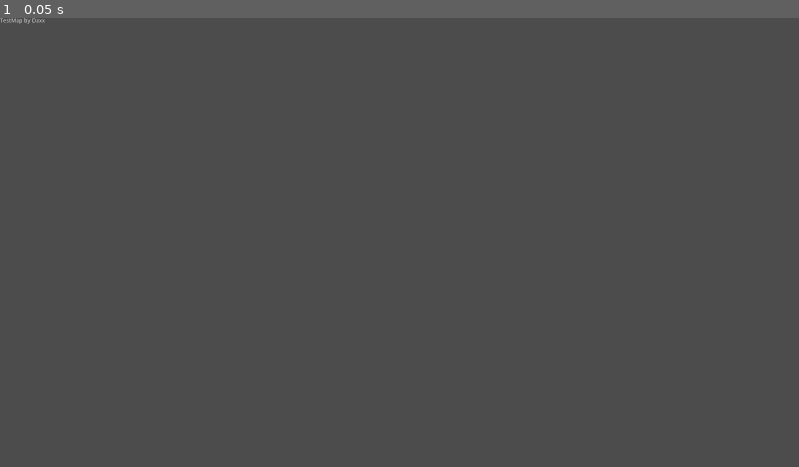
Above: before the commit, frame 1.
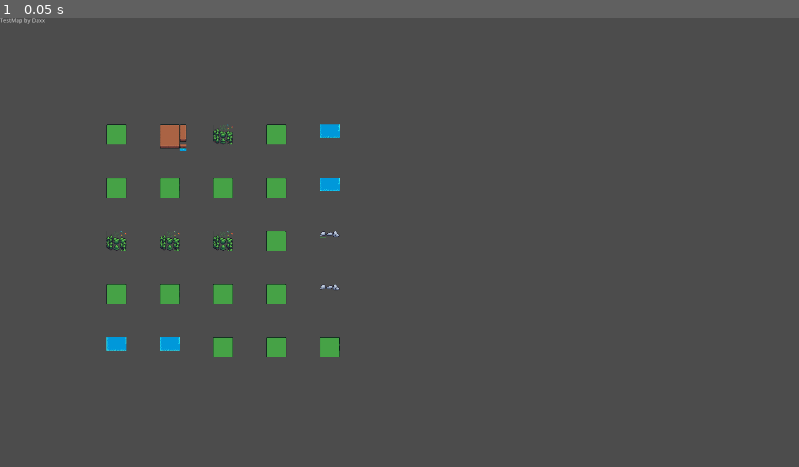
Above: after the commit, the same moment.

Repository: JustinWinningham/ProjectBattleMallet40million
Game: Godot game, scene res://Testing/SkirmishScene.tscn
Two runs of this game, one before a commit and one after it. Both use one fixed random seed, a clock stepped at 60 frames per second and the inputs below. This scene is started directly instead of the project's main scene.
Inputs:
- Up to frame 1 (0.05 s): no input

The runs differ from the first frame. In frame 1, 2.3% of the frame differs, in the area x 13-43%, y 23-76%.

Commit message:
Rendering maps
Able to render a map now :D

Diff:
--- a/Scenes/Splash_Screens/Splash_GODOT.tscn
+++ b/Scenes/Splash_Screens/Splash_GODOT.tscn
@@ -9,6 +9,7 @@
 anchor_bottom = 1.0
 script = ExtResource( 3 )
 __meta__ = {
+"_edit_lock_": true,
 "_edit_use_anchors_": false
 }
 nextScene = "res://Scenes/Splash_Screens/Splash_TEAM.tscn"
@@ -18,10 +19,16 @@
 position = Vector2( 947.987, 537.169 )
 scale = Vector2( 36.0908, 20.2466 )
 texture = ExtResource( 2 )
+__meta__ = {
+"_edit_lock_": true
+}
 
 [node name="Sprite" type="Sprite" parent="."]
 position = Vector2( 960, 540 )
 texture = ExtResource( 1 )
+__meta__ = {
+"_edit_lock_": true
+}
 
 [node name="Tween" type="Tween" parent="."]
 
@@ -32,5 +39,6 @@
 margin_bottom = 32.9865
 text = "Escape to Skip"
 __meta__ = {
+"_edit_lock_": true,
 "_edit_use_anchors_": false
 }
--- a/Scenes/Splash_Screens/Splash_TEAM.tscn
+++ b/Scenes/Splash_Screens/Splash_TEAM.tscn
@@ -11,6 +11,7 @@
 margin_bottom = -1.0
 script = ExtResource( 3 )
 __meta__ = {
+"_edit_lock_": true,
 "_edit_use_anchors_": false
 }
 
@@ -19,11 +20,17 @@
 position = Vector2( 956.628, 547.798 )
 scale = Vector2( 34.1743, 19.5574 )
 texture = ExtResource( 2 )
+__meta__ = {
+"_edit_lock_": true
+}
 
 [node name="Sprite" type="Sprite" parent="."]
 position = Vector2( 960, 540 )
 rotation = 3.14159
 texture = ExtResource( 1 )
+__meta__ = {
+"_edit_lock_": true
+}
 
 [node name="Tween" type="Tween" parent="."]
 
@@ -34,6 +41,7 @@
 margin_bottom = 31.0794
 text = "Escape to Skip"
 __meta__ = {
+"_edit_lock_": true,
 "_edit_use_anchors_": false
 }
 
@@ -44,6 +52,7 @@
 margin_bottom = 129.458
 text = "Team logo will go here!"
 __meta__ = {
+"_edit_lock_": true,
 "_edit_use_anchors_": false
 }
 
--- a/Testing/Map.gd
+++ b/Testing/Map.gd
@@ -9,6 +9,7 @@
 var tilesetName
 var mapDataDict = {}
 
+var tileSet = 'res://Testing/PlaceholderTileSet.tres'
 
 # Called when the node enters the scene tree for the first time.
 func _ready():
@@ -29,12 +30,12 @@
 	file.close()
 	mapName = mapDataDict["mapName"]
 	mapAuthor = mapDataDict["author"]
-	self.owner.get_node("DebugLabel").set_text(mapName + " by " + mapAuthor)
+	self.get_node("DebugLabel").set_text(mapName + " by " + mapAuthor)
 
 	file.open(mapPath + "/terrainData.csv", file.READ)
 	text = file.get_as_text()
 	file.close()
-	# TODO: This approach is going to be a problem if we want more than 10 tiles (0-9)
+	# TODO: Make more expandable. This approach is going to be a problem if we want more than 10 tile types
 	var newtext = text.replace(',','')
 	print_debug(newtext)
 	var row = []
@@ -52,12 +53,9 @@
 	print_debug(mapSizeX)
 	print_debug(mapSizeY)
 
-	# TODO:
-	# create a child tilemap on the map scene
-	# figure out how to 'pick' what map tileset we want
-	# call tilemap.set_cell(...) to render the cells
+	$TileMap.tile_set = load('res://Testing/PlaceholderTileSet.tres')
+	$TileMap.tile_set.tile_set_tile_mode(2,TileSet.ATLAS_TILE)
 
-# Called every frame. 'delta' is the elapsed time since the previous frame.
-#func _process(delta):
-	# Play tile specific animations, if any.
-#	pass
+	for i in mapSizeX:
+		for j in mapSizeY:
+			$TileMap.set_cell(i+2, j+2, int(terrainData[j][i]) - 1) # formatting adjustment 1 vs 0 start
--- a/Testing/PlaceholderTileSet.tres
+++ b/Testing/PlaceholderTileSet.tres
@@ -7,15 +7,8 @@
 0/texture = ExtResource( 1 )
 0/tex_offset = Vector2( 0, 0 )
 0/modulate = Color( 1, 1, 1, 1 )
-0/region = Rect2( 0, 0, 256, 176 )
-0/tile_mode = 2
-0/autotile/icon_coordinate = Vector2( 0, 0 )
-0/autotile/tile_size = Vector2( 16, 16 )
-0/autotile/spacing = 0
-0/autotile/occluder_map = [  ]
-0/autotile/navpoly_map = [  ]
-0/autotile/priority_map = [  ]
-0/autotile/z_index_map = [  ]
+0/region = Rect2( 0, 0, 48, 48 )
+0/tile_mode = 0
 0/occluder_offset = Vector2( 0, 0 )
 0/navigation_offset = Vector2( 0, 0 )
 0/shape_offset = Vector2( 0, 0 )
@@ -28,26 +21,55 @@
 1/texture = ExtResource( 1 )
 1/tex_offset = Vector2( 0, 0 )
 1/modulate = Color( 1, 1, 1, 1 )
-1/region = Rect2( 0, 0, 48, 16 )
-1/tile_mode = 2
-1/autotile/icon_coordinate = Vector2( 0, 0 )
-1/autotile/tile_size = Vector2( 16, 16 )
-1/autotile/spacing = 0
-1/autotile/occluder_map = [  ]
-1/autotile/navpoly_map = [  ]
-1/autotile/priority_map = [  ]
-1/autotile/z_index_map = [  ]
+1/region = Rect2( 96, 0, 48, 48 )
+1/tile_mode = 0
 1/occluder_offset = Vector2( 0, 0 )
 1/navigation_offset = Vector2( 0, 0 )
 1/shape_offset = Vector2( 0, 0 )
 1/shape_transform = Transform2D( 1, 0, 0, 1, 0, 0 )
 1/shape_one_way = false
-1/shape_one_way_margin = 1.0
-1/shapes = [ {
-"autotile_coord": Vector2( 0, 0 ),
-"one_way": false,
-"one_way_margin": 1.0,
-"shape": null,
-"shape_transform": Transform2D( 1, 0, 0, 1, 0, 0 )
-} ]
+1/shape_one_way_margin = 0.0
+1/shapes = [  ]
 1/z_index = 0
+2/name = "MasterSimple.png 2"
+2/texture = ExtResource( 1 )
+2/tex_offset = Vector2( 0, 0 )
+2/modulate = Color( 1, 1, 1, 1 )
+2/region = Rect2( 0, 112, 48, 48 )
+2/tile_mode = 0
+2/occluder_offset = Vector2( 0, 0 )
+2/navigation_offset = Vector2( 0, 0 )
+2/shape_offset = Vector2( 0, 0 )
+2/shape_transform = Transform2D( 1, 0, 0, 1, 0, 0 )
+2/shape_one_way = false
+2/shape_one_way_margin = 0.0
+2/shapes = [  ]
+2/z_index = 0
+3/name = "MasterSimple.png 3"
+3/texture = ExtResource( 1 )
+3/tex_offset = Vector2( 0, 0 )
+3/modulate = Color( 1, 1, 1, 1 )
+3/region = Rect2( 96, 48, 48, 16 )
+3/tile_mode = 0
+3/occluder_offset = Vector2( 0, 0 )
+3/navigation_offset = Vector2( 0, 0 )
+3/shape_offset = Vector2( 0, 0 )
+3/shape_transform = Transform2D( 1, 0, 0, 1, 0, 0 )
+3/shape_one_way = false
+3/shape_one_way_margin = 0.0
+3/shapes = [  ]
+3/z_index = 0
+4/name = "MasterSimple.png 4"
+4/texture = ExtResource( 1 )
+4/tex_offset = Vector2( 0, 0 )
+4/modulate = Color( 1, 1, 1, 1 )
+4/region = Rect2( 0, 80, 48, 32 )
+4/tile_mode = 0
+4/occluder_offset = Vector2( 0, 0 )
+4/navigation_offset = Vector2( 0, 0 )
+4/shape_offset = Vector2( 0, 0 )
+4/shape_transform = Transform2D( 1, 0, 0, 1, 0, 0 )
+4/shape_one_way = false
+4/shape_one_way_margin = 0.0
+4/shapes = [  ]
+4/z_index = 0
--- a/Testing/SkirmishScene.tscn
+++ b/Testing/SkirmishScene.tscn
@@ -2,15 +2,18 @@
 
 [ext_resource path="res://Testing/Map.gd" type="Script" id=1]
 
-[node name="SkirmishScene" type="Node2D"]
-
-[node name="MapController" type="Node2D" parent="."]
+[node name="MapController" type="Node2D"]
 script = ExtResource( 1 )
 
 [node name="DebugLabel" type="Label" parent="."]
-margin_right = 40.0
+margin_right = 166.0
 margin_bottom = 14.0
 text = "debug label : default state"
 __meta__ = {
 "_edit_use_anchors_": false
 }
+
+[node name="TileMap" type="TileMap" parent="."]
+cell_size = Vector2( 128, 128 )
+cell_tile_origin = 1
+format = 1
